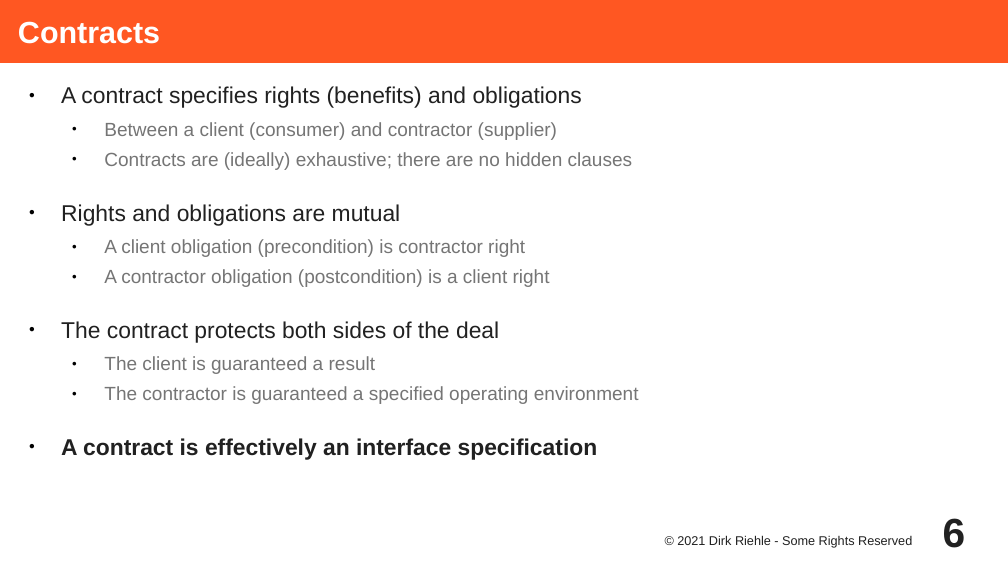
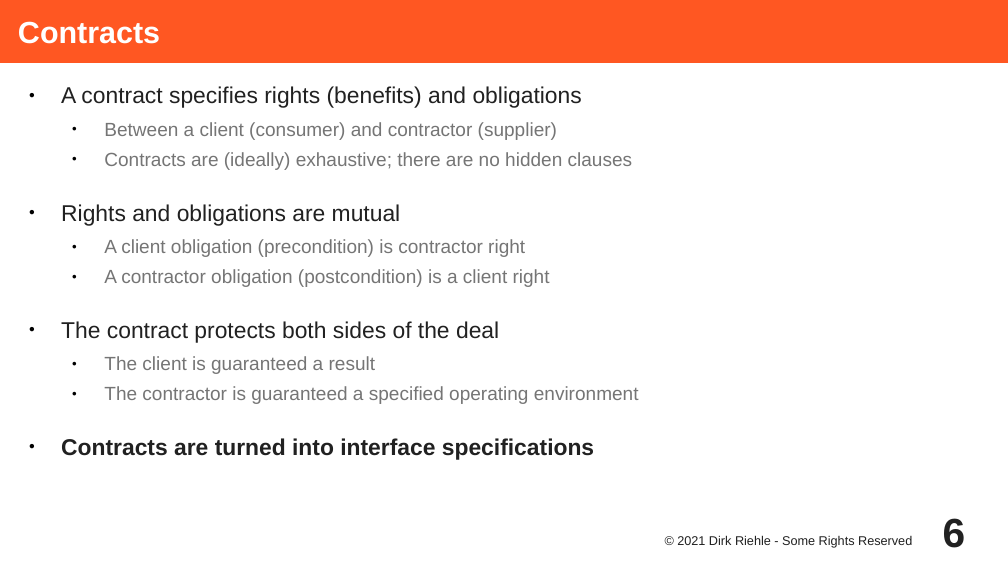
Before and after one commit to dirkriehle/adap-course, a slide deck: slide 6 of Lecture Slides/ADAP C04 - Design by Contract.odp. Drawn at 1008x567 pixels with LibreOffice and Linux fonts; fonts in the diff are those of the drawing. Boxes give left, top, right and bottom in pixels: in the first picture for what was removed or moved away, otherwise in the second. Text is boxed around its words. In the diff, an @@ line names an element or a change of style, - is before the commit and + after.

```diff
--- a/Lecture Slides/ADAP C04 - Design by Contract.odp
+++ b/Lecture Slides/ADAP C04 - Design by Contract.odp
@@ text at (x1=61, y1=438, x2=594, y2=460): text changed @@
-● A contract is effectively an interface specification
+● Contracts are turned into interface specifications
```
Also in this commit, not shown: 5 other slides changed, 1 slide removed, 7 other files.
